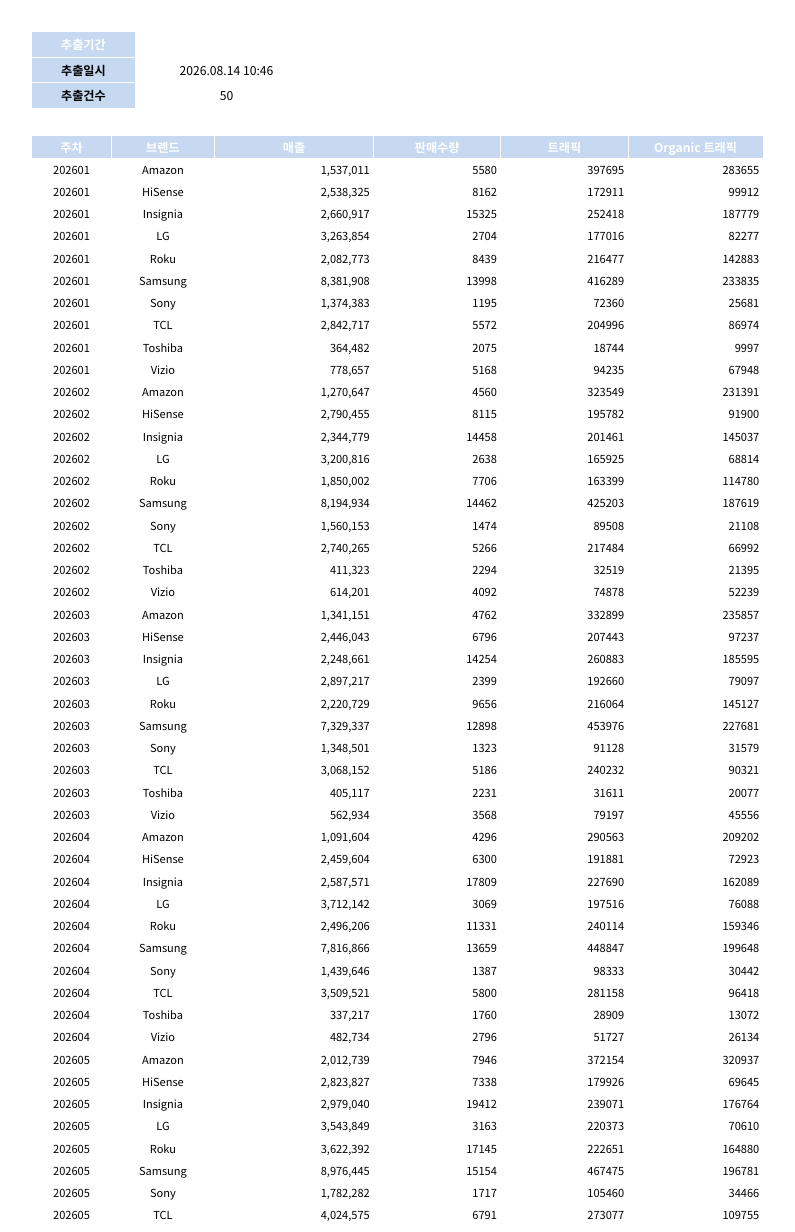
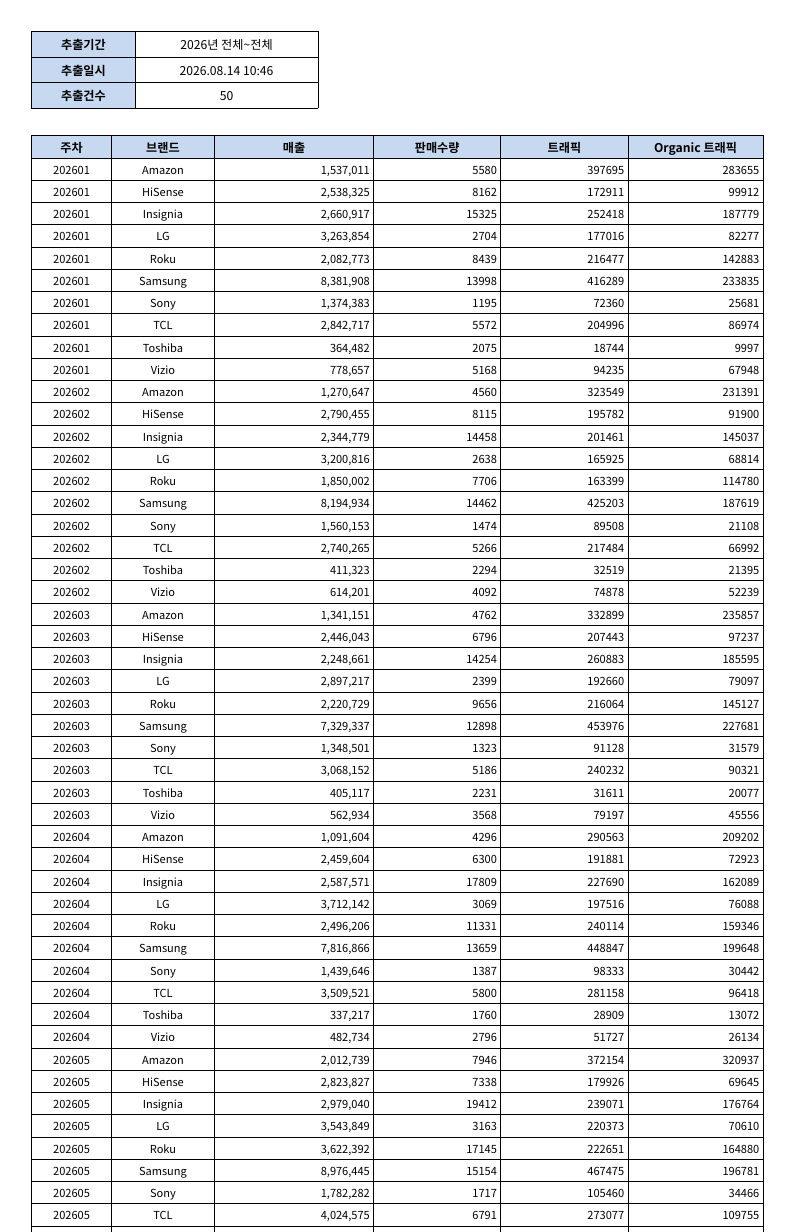
Before and after one commit to psk530/Vibe-Coding-Exercise, a slide deck: slide 1 of raw_data_2026.pptx. Drawn at 795x1232 pixels with LibreOffice and Linux fonts; fonts in the diff are those of the drawing. Boxes give left, top, right and bottom in pixels: in the first picture for what was removed or moved away, otherwise in the second. Text is boxed around its words. In the diff, an @@ line names an element or a change of style, - is before the commit and + after.

```diff
--- a/raw_data_2026.pptx
+++ b/raw_data_2026.pptx
@@ table at (32, 32, 318, 108) @@
@@ text colour #FFFFFF to #000000 in "추출기간", "2026년 전체~전체" @@
@@ borders changed @@
@@ table at (32, 136, 763, 1232) @@
@@ text colour #FFFFFF to #000000 in "주차", "브랜드", "매출", "판매수량" and 2 more places @@
@@ borders changed @@
```
